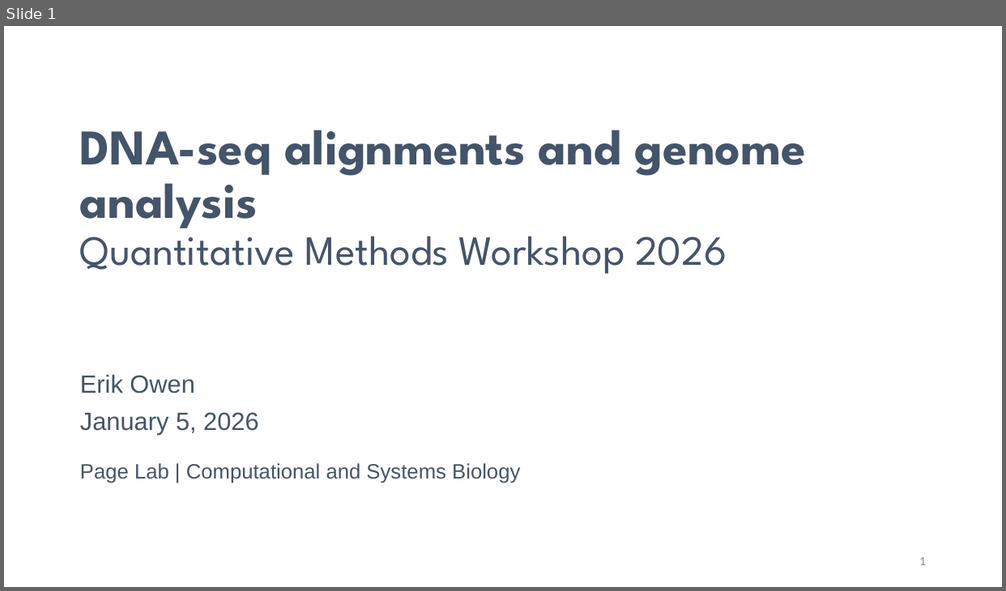
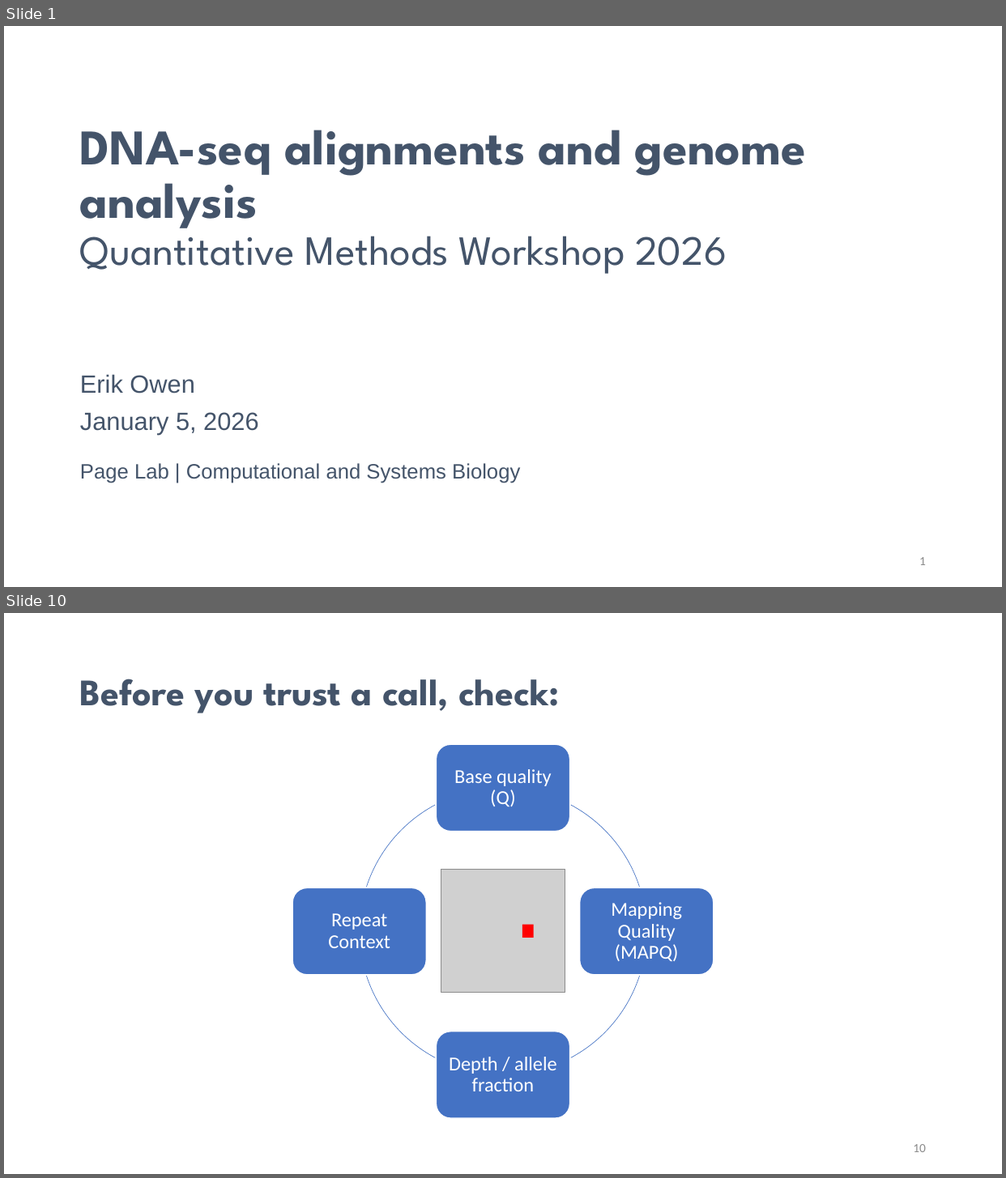
Before and after one commit to erik-owen/2026_QMW_Genomics, a slide deck: slides/260105_dna_seq_alignments.pptx. Shown one above the other, each under a label of ours: slide 1 before the commit, slides 1 and 10 after it; the slides between them are not shown. The pictures are 1006x591 and 1006x1178 pixels, drawn with LibreOffice and Linux fonts; fonts in the diff are those of the drawing; grey boxes stand for pictures; background and template pictures are left out. Boxes give left, top, right and bottom in pixels: in the first picture for what was removed or moved away, otherwise in the second. Text is boxed around its words. In the diff, an @@ line names an element or a change of style, - is before the commit and + after.

```diff
--- a/slides/260105_dna_seq_alignments.pptx
+++ b/slides/260105_dna_seq_alignments.pptx
@@ slide 10 added at [4,613,1002,1174], background #FFFFFF @@
@@ title added at [80,679,559,713], 36 pt, text #44546A, bold @@
+Before you trust a call, check:
@@ group added at [293,745,714,1118]: 4 rounded rectangles, 4 texts, 4 freeform shapes @@
+Base quality (Q)
+Mapping Quality (MAPQ)
+Depth / allele fraction
+Repeat Context
@@ picture added at [441,870,565,994] @@
@@ rectangle added at [522,924,534,938], fill #FF0000 @@
@@ page number added at [913,1144,926,1152], 12 pt, text #8C8C8C @@
+10
```
Also in this commit, not shown: 9 other slides added, 1 other file.
